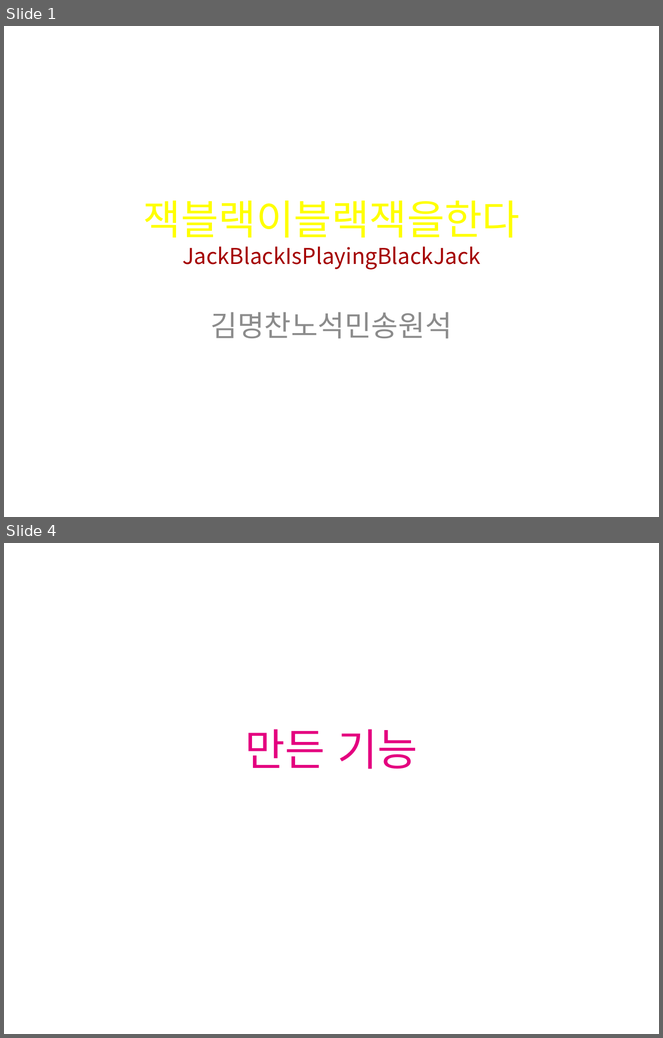
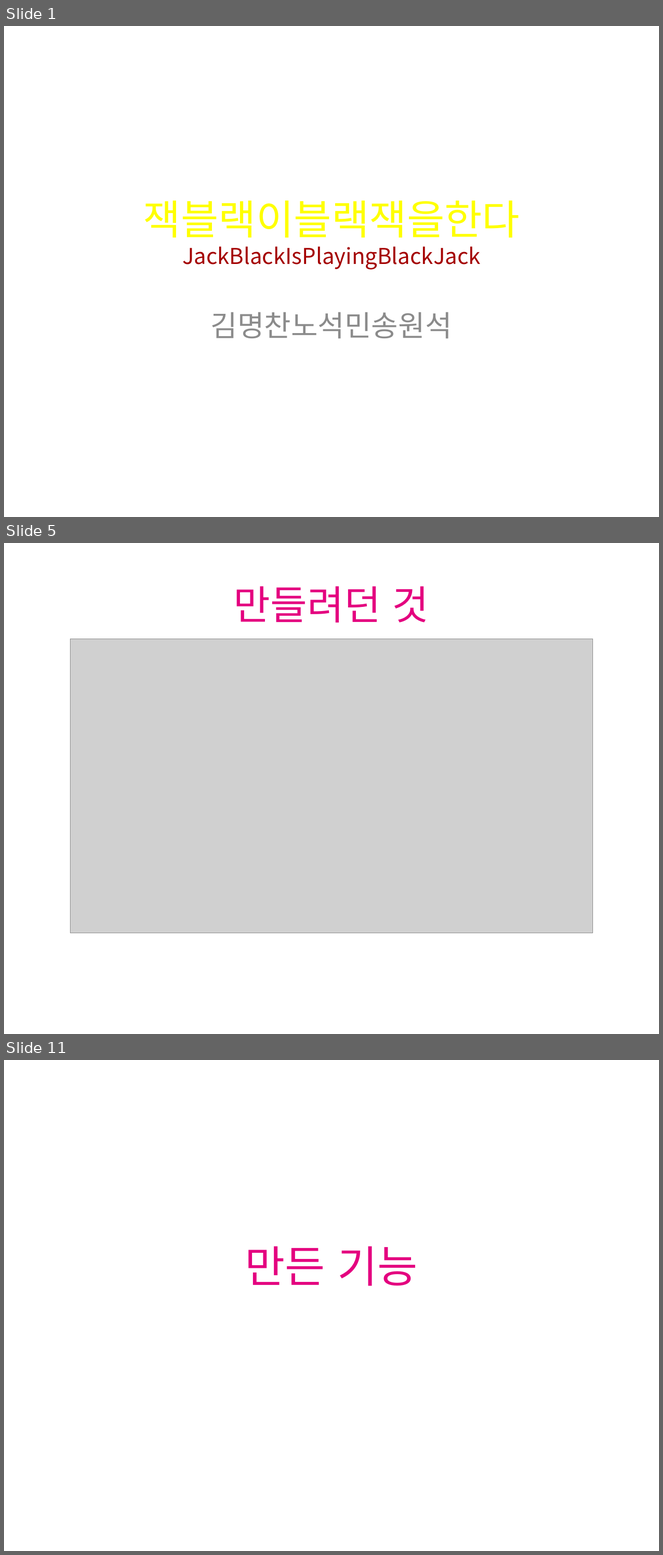
Before and after one commit to seokmin/2016ServerProject, a slide deck: 서버프로젝트.pptx. Shown one above the other, each under a label of ours: slides 1 and 4 before the commit, slides 1, 5 and 11 after it; the slides between them are not shown. The pictures are 663x1038 and 663x1555 pixels, drawn with LibreOffice and Linux fonts; fonts in the diff are those of the drawing; grey boxes stand for pictures; background and template pictures are left out. Boxes give left, top, right and bottom in pixels: in the first picture for what was removed or moved away, otherwise in the second. Text is boxed around its words. In the diff, an @@ line names an element or a change of style, - is before the commit and + after.

```diff
--- a/서버프로젝트.pptx
+++ b/서버프로젝트.pptx
@@ slide 5 added at box(4, 543, 659, 1034), background picture (left out) @@
@@ title added at box(234, 586, 429, 623), 44 pt, text #E4007F @@
+만들려던 것
@@ picture added at box(70, 639, 593, 934) @@
@@ what was slide 4 is now slide 11 @@
```
Also in this commit, not shown: 5 slides changed, 7 other slides added, 2 slides removed.
